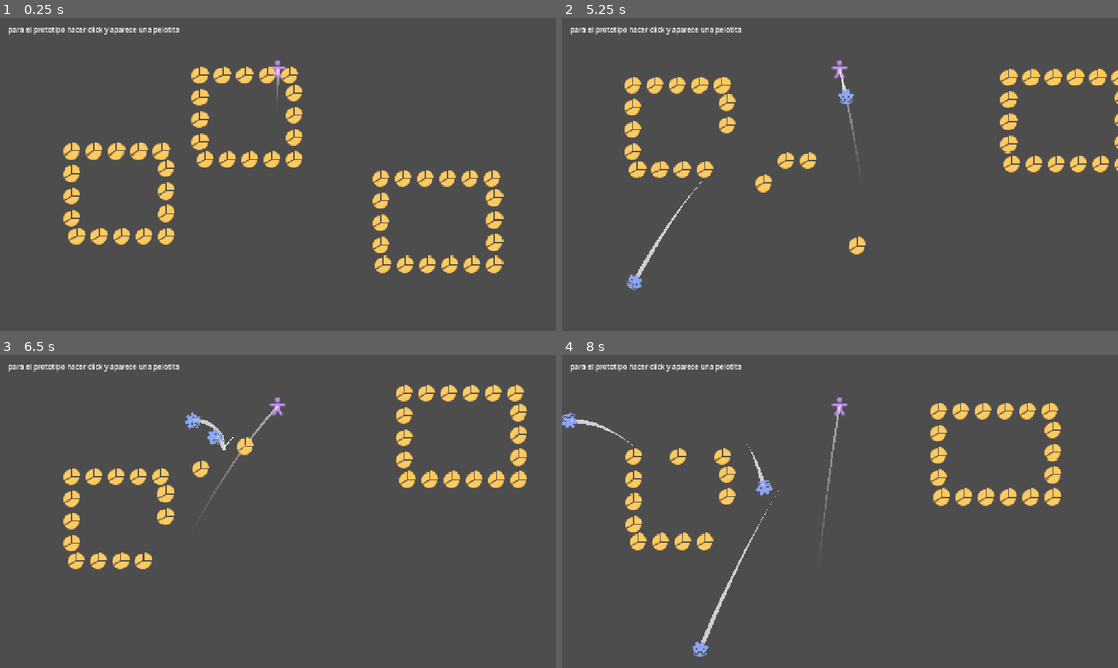
Above: before the commit, frames 1-4 (two rows, left to right).
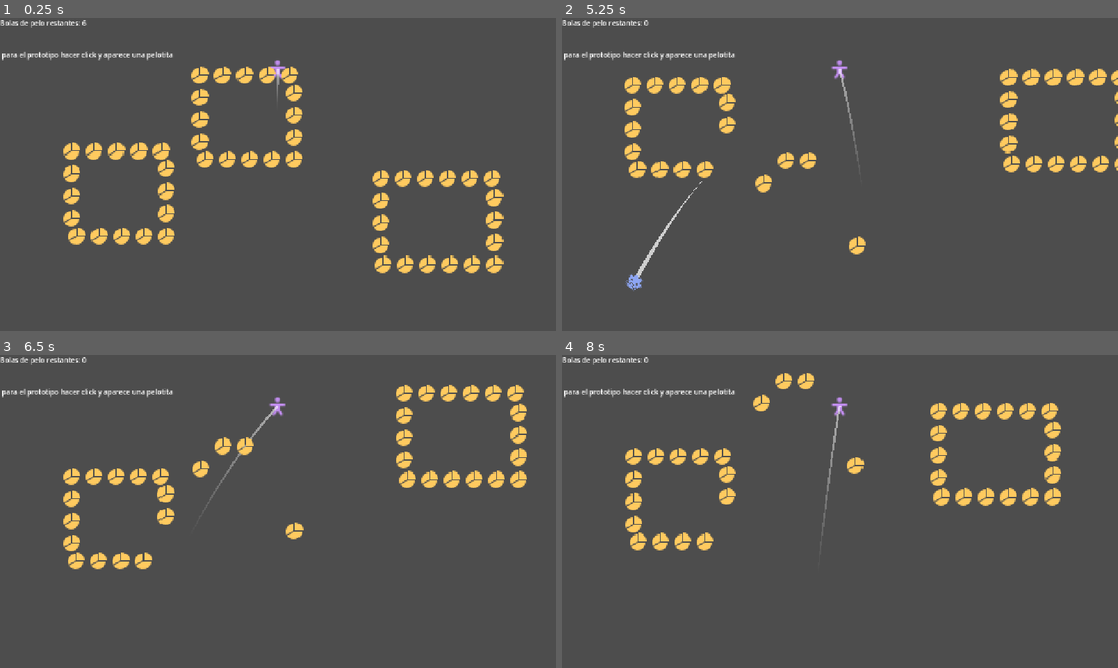
Above: after the commit, the same moments.

Repository: Markynico/LUJ-2026
Game: Godot game, scene res://escenas/prueba_escena.tscn
Same seed, same stepped clock (60 frames per second), same inputs: the game is played once before the commit and once after it. Sound files missing from this copy of the repository are replaced by a short silence.
Inputs (mouse positions are in pixels of both pictures, inside the frame that each line leads up to):
- Up to frame 1 (0.25 s): no input
- Up to frame 2 (5.25 s): tap Y every 0.75 s from 0.5 to 4.25 s; move the mouse to (962, 158) at 0.52 s; click (962, 158) at 0.6 s; drag from (728, 190) to (812, 237) at 1.27 s; move the mouse to (895, 105) at 2.02 s; click (895, 105) at 2.1 s; drag from (812, 237) to (673, 127) at 2.77 s; move the mouse to (1006, 221) at 3.52 s; click (1006, 221) at 3.6 s; drag from (673, 127) to (756, 96) at 4.27 s; move the mouse to (867, 174) at 5.02 s; click (867, 174) at 5.1 s
- Up to frame 3 (6.5 s): drag from (194, 433) to (166, 527) at 5.77 s
- Up to frame 4 (8 s): move the mouse to (962, 495) at 6.52 s; click (962, 495) at 6.6 s; drag from (728, 527) to (812, 574) at 7.27 s

The runs differ from the first frame. In frame 1, 0.9% of the frame differs, in the area x 0-33%, y 0-14%; in frame 2, 1.0%; in frame 3, 1.3%; in frame 4, 2.2%, in the area x 0-55%, y 0-97%.

Commit message:
Base del GameManager creado
- Se creo la base del GameManager
- Se modificó DisparadorPelotita para vincularse con GameManager
- Se creó el placeholder del placeholder de un HUD

GameManager gestiona el estado del juego y la cantidad de bolas de pelo disponibles a disparar. Corta al estado Lanzar Gato cuando se agotan los disparos de bolas de pelo

Diff:
--- /dev/null
+++ b/luj-2026/escenas/game_manager.tscn
@@ -0,0 +1,6 @@
+[gd_scene format=3 uid="uid://djxr6fsxwllx3"]
+
+[ext_resource type="Script" uid="uid://4x2b1qh0rotn" path="res://scripts/game_manager.gd" id="1_rp10r"]
+
+[node name="GameManager" type="Node" unique_id=627731887]
+script = ExtResource("1_rp10r")
--- /dev/null
+++ b/luj-2026/escenas/hud.tscn
@@ -0,0 +1,18 @@
+[gd_scene format=3 uid="uid://b07gjr8bpk3tm"]
+
+[ext_resource type="Script" uid="uid://fopa4trrkrbv" path="res://scripts/hud.gd" id="1_m5lxu"]
+
+[node name="HUD" type="Control" unique_id=2102008230]
+layout_mode = 3
+anchors_preset = 15
+anchor_right = 1.0
+anchor_bottom = 1.0
+grow_horizontal = 2
+grow_vertical = 2
+script = ExtResource("1_m5lxu")
+
+[node name="BolasRestantes" type="Label" parent="." unique_id=1556842408]
+layout_mode = 0
+offset_right = 40.0
+offset_bottom = 23.0
+text = "Bolas de pelo restantes:"
--- a/luj-2026/escenas/prueba_escena.tscn
+++ b/luj-2026/escenas/prueba_escena.tscn
@@ -1,20 +1,29 @@
 [gd_scene format=3 uid="uid://dmc7utikh5oir"]
 
+[ext_resource type="PackedScene" uid="uid://djxr6fsxwllx3" path="res://escenas/game_manager.tscn" id="1_7oqg1"]
 [ext_resource type="PackedScene" uid="uid://brhfmi38jresg" path="res://escenas/componentes/disparador_pelotita.tscn" id="2_jn8va"]
+[ext_resource type="PackedScene" uid="uid://b07gjr8bpk3tm" path="res://escenas/hud.tscn" id="3_l1he2"]
 [ext_resource type="Script" uid="uid://bh3lxufik2p65" path="res://scripts/niveles/cargador_de_nivel.gd" id="3_qjisj"]
 [ext_resource type="Resource" uid="uid://bbqc2tegc4ylc" path="res://niveles/prueba recorrido 2.tres" id="4_7oqg1"]
 [ext_resource type="PackedScene" uid="uid://dy3jqoayfdkwm" path="res://escenas/pelotita_estatica_prueba.tscn" id="4_qjisj"]
 
 [node name="PRUEBA_ESCENA" type="Node2D" unique_id=1045362644]
 
-[node name="DisparadorPelotita" parent="." unique_id=59303478 instance=ExtResource("2_jn8va")]
+[node name="GameManager" parent="." unique_id=627731887 node_paths=PackedStringArray("disparador") instance=ExtResource("1_7oqg1")]
+disparador = NodePath("../DisparadorPelotita")
+
+[node name="DisparadorPelotita" parent="." unique_id=59303478 node_paths=PackedStringArray("game_manager") instance=ExtResource("2_jn8va")]
 position = Vector2(639, 118)
+game_manager = NodePath("../GameManager")
+
+[node name="HUD" parent="." unique_id=2102008230 node_paths=PackedStringArray("game_manager") instance=ExtResource("3_l1he2")]
+game_manager = NodePath("../GameManager")
 
 [node name="Label" type="Label" parent="." unique_id=1049854138]
-offset_left = 19.0
-offset_top = 15.0
-offset_right = 413.0
-offset_bottom = 38.0
+offset_left = 4.0
+offset_top = 73.0
+offset_right = 398.0
+offset_bottom = 96.0
 text = "para el prototipo hacer click y aparece una pelotita"
 
 [node name="Pelotita_estatica_prueba" parent="." unique_id=1399652072 instance=ExtResource("4_qjisj")]
--- a/luj-2026/scripts/disparador_pelotita.gd
+++ b/luj-2026/scripts/disparador_pelotita.gd
@@ -2,12 +2,20 @@
 class_name DisparadorPelotita
 extends Node2D
 
+signal disparo #Se conecta con game manager
+
 @export var escena_pelotita_prueba : PackedScene
 ##multiplicador de fuerza que se aplica para empujar la pelotita, se usa para multiplicar a la velocidad inicial (velocidad inicial se da por que tan lejos esta el mouse del michi)
+
+@export var game_manager : GameManager
+
 @export var fuerza_disparo : float = 2.0
 var velocidad_inicial : Vector2
 var posicion_mouse : Vector2
 #var gravedad = ProjectSettings.get_setting("physics/2d/default_gravity") arreglarrrr
+
+func _ready() -> void:
+	game_manager.pedir_lanzar_bola.connect(_on_pedir_lanzar_bola)
 
 func _input(event: InputEvent) -> void:
 	if event is InputEventMouseMotion:
@@ -16,6 +24,9 @@
 		posicion_mouse = get_global_mouse_position()
 		velocidad_inicial = (global_position - posicion_mouse) * fuerza_disparo #no lo normalizo para q justamente dispare mas fuerte si el mouse esta lejos
 	if Input.is_action_just_pressed("click_izq"):
+		disparo.emit()
+
+func _on_pedir_lanzar_bola () -> void:
 		var instancia : BolaDePelos = escena_pelotita_prueba.instantiate()
 		add_child(instancia)
 		#instancia.global_position = posicion_mouse
--- /dev/null
+++ b/luj-2026/scripts/game_manager.gd
@@ -0,0 +1,55 @@
+@icon("res://iconos_custom/gobot.svg")
+class_name GameManager
+extends Node
+
+signal bola_usada(bolas_restantes : int)
+signal pedir_lanzar_bola
+signal lanzar_gato
+
+enum EstadoDeJuego{
+	ESPERANDO, #Al iniciar el nivel y elegir los poderes
+	TIENDA, #Mientras se compra
+	JUGANDO,
+	LANZANDO_GATO,
+	NIVEL_COMPLETADO,
+	GAME_OVER
+}
+
+@export var disparador : DisparadorPelotita
+@export var bolas_maximas : int = 6
+
+var bolas_restantes : int = 0
+var estado_actual : EstadoDeJuego = EstadoDeJuego.ESPERANDO
+
+func _ready() -> void:
+	bolas_restantes = bolas_maximas
+	estado_actual = EstadoDeJuego.JUGANDO
+
+	disparador.disparo.connect(disparar_bola)
+
+
+
+
+#======= FUNCIONES ==========
+
+func disparar_bola() -> void:
+	if estado_actual != EstadoDeJuego.JUGANDO:
+		return
+
+	if bolas_restantes <= 0:
+		if estado_actual != EstadoDeJuego.LANZANDO_GATO:
+			disparar_gato()
+			return
+		else:
+			return
+
+	bolas_restantes -=1
+
+	bola_usada.emit(bolas_restantes) #Se conecta con la interfaz
+	pedir_lanzar_bola.emit() #Se conecta con el disparador
+
+
+
+func disparar_gato() -> void:
+	estado_actual = EstadoDeJuego.LANZANDO_GATO
+	lanzar_gato.emit() #Se conecta con el disparador
--- /dev/null
+++ b/luj-2026/scripts/hud.gd
@@ -0,0 +1,15 @@
+extends Control
+
+@export var game_manager : GameManager
+# Called when the node enters the scene tree for the first time.
+func _ready() -> void:
+	actualizar_bolas_restantes(game_manager.bolas_restantes)
+	game_manager.bola_usada.connect(actualizar_bolas_restantes)
+
+
+# Called every frame. 'delta' is the elapsed time since the previous frame.
+func _process(delta: float) -> void:
+	pass
+
+func actualizar_bolas_restantes(cantidad : int) -> void:
+	$BolasRestantes.text = "Bolas de pelo restantes: " + str(cantidad)
Not shown, added: luj-2026/scripts/game_manager.gd.uid
Not shown, added: luj-2026/scripts/hud.gd.uid
